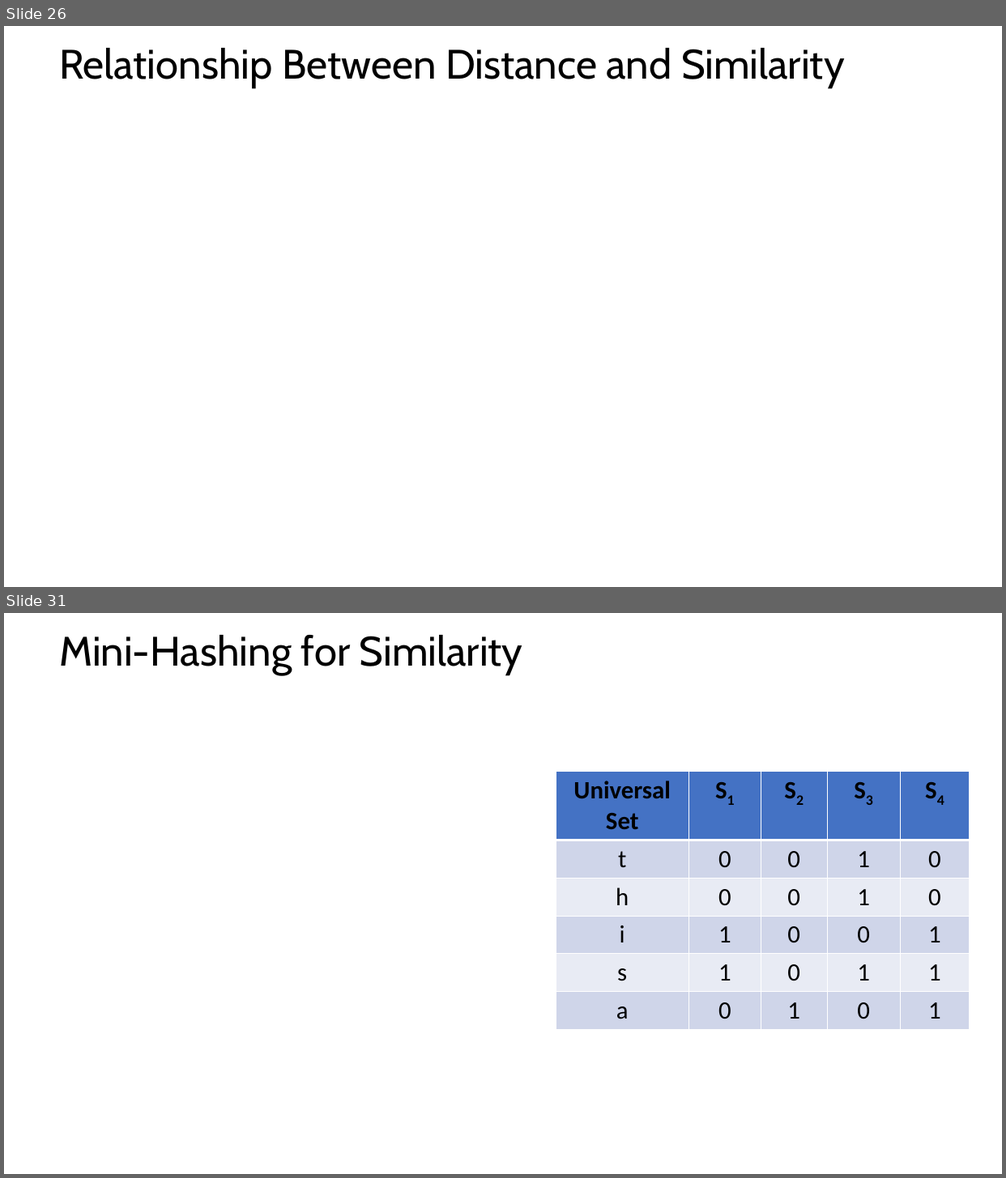
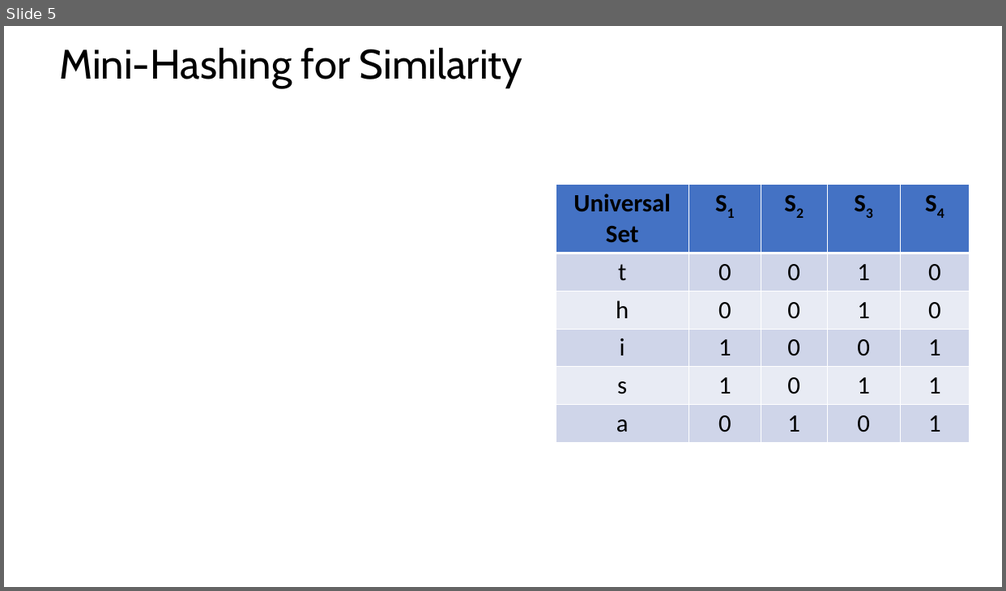
Before and after one commit to StephenElston/CSCI-E-108, a slide deck: slides/4_DistanceAndSimilarityMeasures_Part2.pptx. Shown one above the other, each under a label of ours: slides 26 and 31 before the commit, slide 5 after it; the slides between them are not shown. The pictures are 1006x1178 and 1006x591 pixels, drawn with LibreOffice and Linux fonts; fonts in the diff are those of the drawing; grey boxes stand for pictures. Boxes give left, top, right and bottom in pixels: in the first picture for what was removed or moved away, otherwise in the second. Text is boxed around its words. In the diff, an @@ line names an element or a change of style, - is before the commit and + after.

```diff
--- a/slides/4_DistanceAndSimilarityMeasures_Part2.pptx
+++ b/slides/4_DistanceAndSimilarityMeasures_Part2.pptx
@@ slide 26 removed at [4, 26, 1002, 587], background #FFFFFF @@
@@ title removed at [59, 48, 845, 88] @@
-Relationship Between Distance and Similarity
@@ what was slide 31 is now slide 5 @@
```
Also in this commit, not shown: 13 slides changed, 1 slide added, 25 other slides removed, 1 other file.
